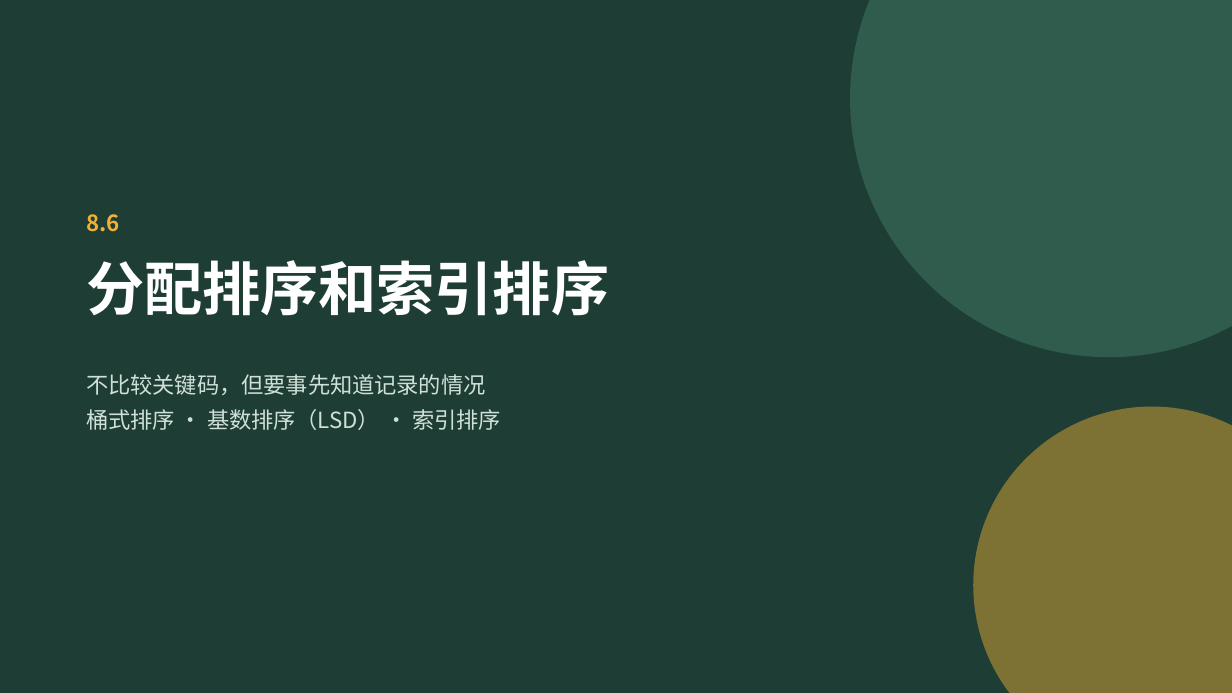
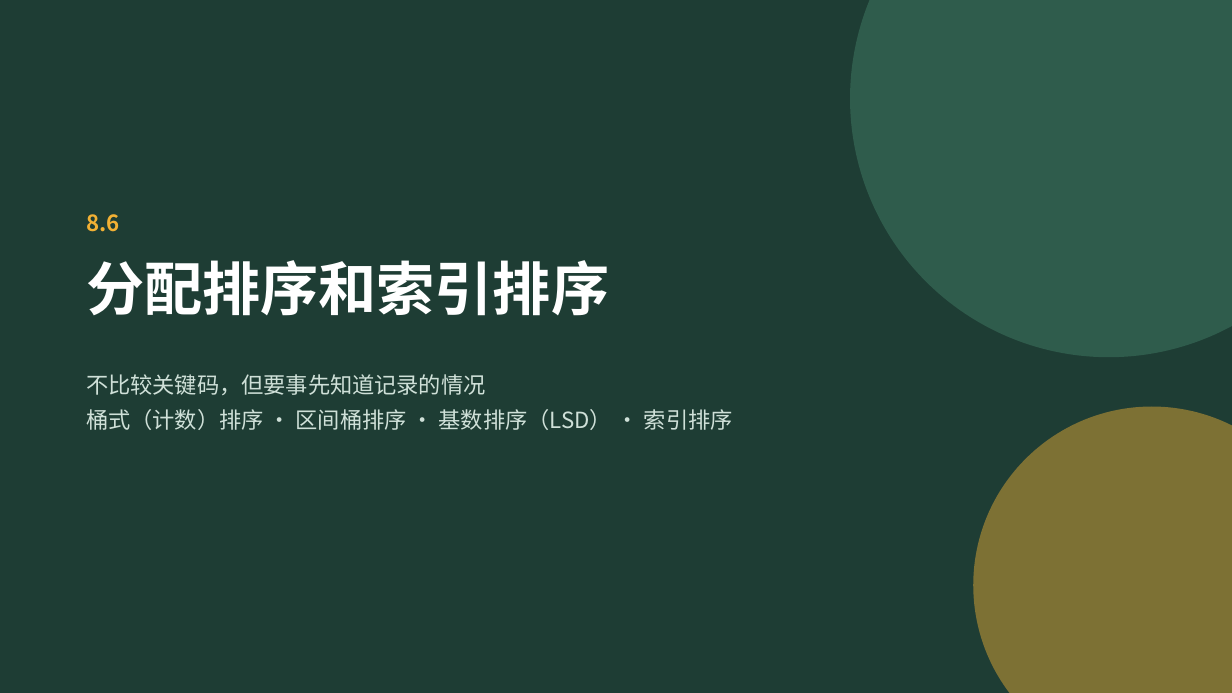
Before and after one commit to GMyhf/2026fall-cs201, a slide deck: slide 51 of courseware/202609_DSA_08_Sorting.pptx (slide 47 before the commit). Drawn at 1232x693 pixels with LibreOffice and Linux fonts; fonts in the diff are those of the drawing. Boxes give left, top, right and bottom in pixels: in the first picture for what was removed or moved away, otherwise in the second. Text is boxed around its words. In the diff, an @@ line names an element or a change of style, - is before the commit and + after.

```diff
--- a/courseware/202609_DSA_08_Sorting.pptx
+++ b/courseware/202609_DSA_08_Sorting.pptx
@@ text at (86,409,733,430): text changed @@
-桶式排序 · 基数排序（LSD） · 索引排序
+桶式（计数）排序 · 区间桶排序 · 基数排序（LSD） · 索引排序
```
Also in this commit, not shown: 38 other slides changed, 6 slides added, 2 other files.
